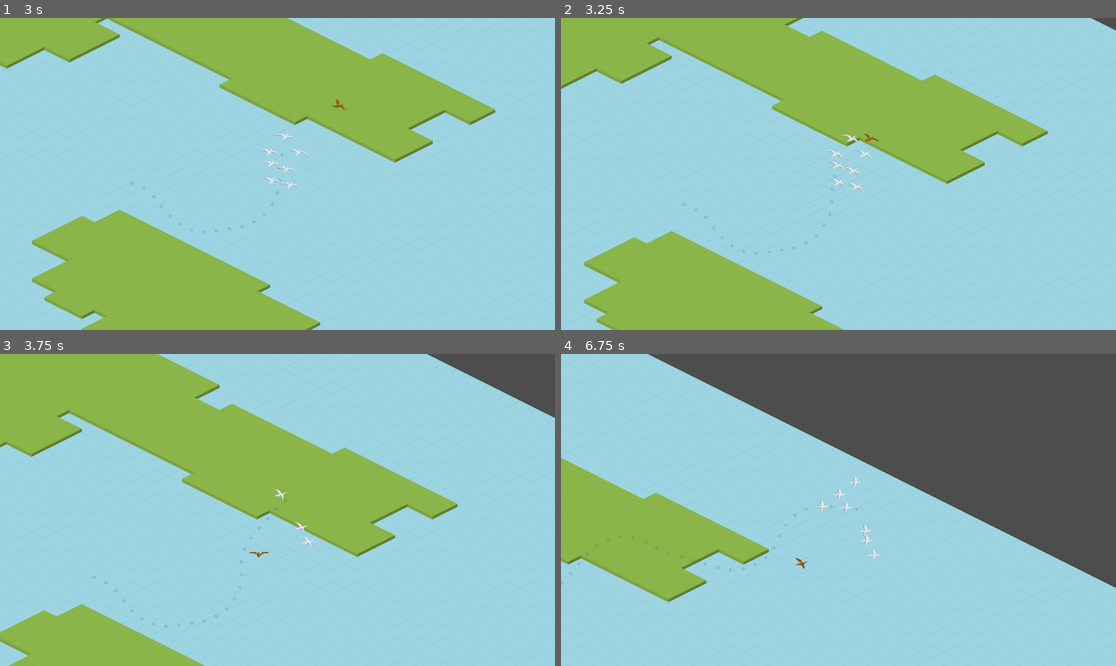
Above: before the commit, frames 1-4 (two rows, left to right).
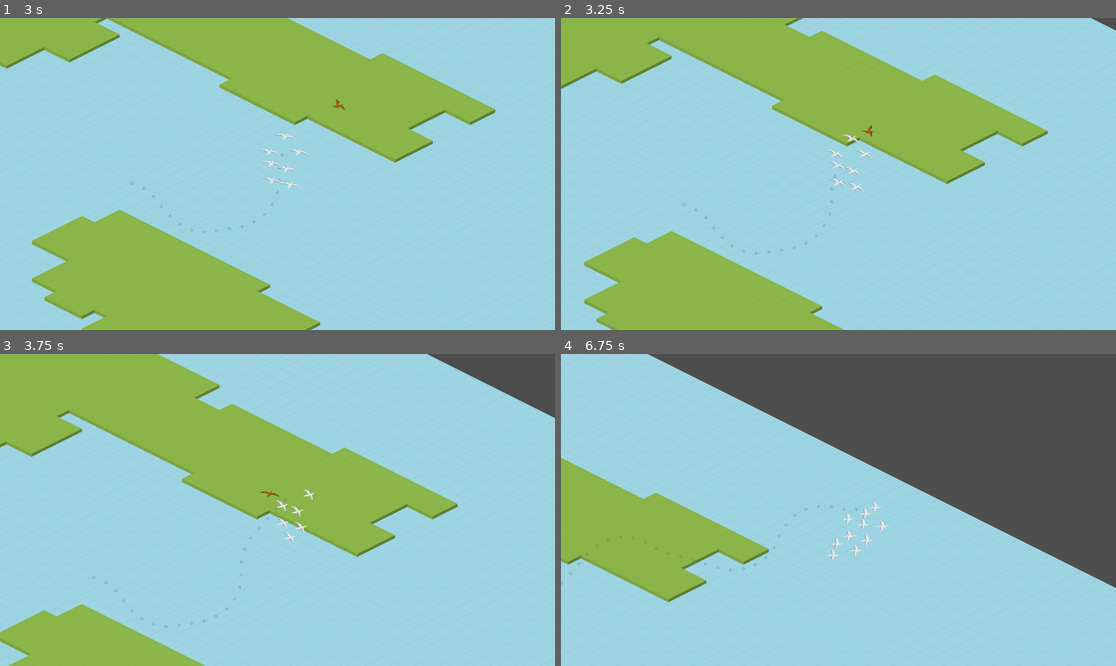
Above: after the commit, the same moments.

Repository: namatoj/nordicgamejam2024_seagull
Game: Godot game, scene res://scenes/title_screen.tscn
Same seed, same stepped clock (60 frames per second), same inputs: the game is played once before the commit and once after it.
Inputs (mouse positions are in pixels of both pictures, inside the frame that each line leads up to):
- Up to frame 1 (3 s): click "Start" at 0.5 s; move the mouse to (399, 158) at 1.27 s; tap Space (Action) at 1.35, 2.1, 2.85 s; move the mouse to (166, 189) at 2.02 s; move the mouse to (333, 105) at 2.77 s
- Up to frame 2 (3.25 s): no input
- Up to frame 3 (3.75 s): move the mouse to (249, 572) at 3.52 s; tap Space (Action) at 3.6 s
- Up to frame 4 (6.75 s): move the mouse to (1005, 556) at 4.27 s; tap Space (Action) every 0.75 s from 4.35 to 6.6 s; move the mouse to (672, 463) at 5.02 s; move the mouse to (866, 510) at 5.77 s; move the mouse to (755, 432) at 6.52 s

Frame 1 is identical in both runs. In frame 2, less than 0.1% of the frame differs, in the area x 54-58%, y 34-40%; in frame 3, 0.2%; in frame 4, 0.4%, in the area x 42-60%, y 39-69%.

Commit message:
raptor attack animation

Diff:
--- a/entities/raptor/raptor.gd
+++ b/entities/raptor/raptor.gd
@@ -3,39 +3,98 @@
 
 @onready var animation_manager : AnimationManager = $AnimationManager
 @onready var flight_manager : FlightManager = $FlightManager
+@onready var raycast : RayCast2D = $RayCast2D
 
-
-@export var rotation_speed = 2
-@export var speed = 400
-@export var escapeRadius = 500
-@export var attackRadius = 300
+@export var escapeRadius = 1000
+@export var attackRadius = 400
 
 var rotation_radians : float = 0
 
 var target : Node2D
 
+enum State {Roaming, Chasing, Attacking}
+
+var state : State = State.Roaming
+
+var can_attack = true
+
 func _ready():
-	flight_manager.target_enabled = true
 	_on_roam_position_reached()
 
 func _process(_delta):
 	if target:
-		if !is_instance_valid(target) or target.global_position.distance_to(global_position) > escapeRadius:
+		if !is_instance_valid(target):
 			target = null
-	if target:
-		flight_manager.target_pos = target.global_position
+			set_state(State.Roaming)
+	if state == State.Chasing:
+		if target.global_position.distance_to(global_position) > escapeRadius:
+			set_state(State.Roaming)
+		if target.global_position.distance_to(global_position) < attackRadius and can_attack:
+			set_state(State.Attacking)
+		else:
+			flight_manager.target_pos = target.global_position
+	if state == State.Attacking:
+		var attack_target = estimate_target_position()
+		raycast.target_position = attack_target - global_position
+		flight_manager.target_pos = attack_target
+
+
 
 	animation_manager.look_towards(rotation_radians)
 
 func _on_body_enters_detection_radius(body: Node2D) -> void:
 	target = body
-	flight_manager.target_enabled = true
+	set_state(State.Chasing)
 
 
 func _on_hurt_box_body_entered(body:Node2D):
 	body.queue_free()
 
 func _on_roam_position_reached():
-	var roam_range = 500
-	var new_roam_target = Vector2(roam_range, 0).rotated(randf_range(-PI/4, PI/4))
-	flight_manager.target_pos = global_position + new_roam_target
+	if state == State.Roaming:
+		var roam_range = 500
+		var new_roam_target = Vector2(roam_range, 0).rotated(randf_range(-PI/4, PI/4))
+		flight_manager.target_pos = global_position + new_roam_target
+
+func set_state(new_state : State):
+	state = new_state
+	if state == State.Roaming:
+		_on_roam_position_reached()
+	if state == State.Chasing:
+		flight_manager.target_pos = target.global_position
+	if state == State.Attacking:
+		start_attack()
+
+func start_attack():
+	can_attack = false
+	var attack_target = estimate_target_position()
+	raycast.target_position = attack_target - global_position
+	flight_manager.target_pos = attack_target
+	var tween = get_tree().create_tween()
+	# Slow down, then speed up quickly, fly for a bit, then slow down again
+	tween.tween_property(flight_manager, "rotation_speed", 4, 0.01)
+	tween.tween_property(flight_manager, "speed", 50, 0.5)
+	tween.tween_interval(1)
+	tween.tween_property(flight_manager, "rotation_speed", 0.5, 0.01)
+	tween.tween_property(flight_manager, "speed", 1400, 0.1)
+	tween.tween_interval(0.5)
+	tween.tween_property(flight_manager, "speed", 100, 1)
+	tween.tween_property(flight_manager, "rotation_speed", 2, 0.01)
+	tween.tween_interval(0.5)
+	tween.tween_property(flight_manager, "speed", 400, 0.1)
+	tween.tween_interval(0.5)
+	tween.tween_callback(_on_attack_complete)
+
+func estimate_target_position() -> Vector2:
+	var target_velocity = target.get_speed()
+	var target_position = target.global_position
+	var distance = target_position.distance_to(global_position)
+	var time_to_reach = distance / 400
+	return target_position + target_velocity * (time_to_reach + 0.5)
+
+func _on_attack_complete():
+	can_attack = true
+	if target:
+		set_state(State.Chasing)
+	else:
+		set_state(State.Roaming)
--- a/entities/raptor/raptor.tscn
+++ b/entities/raptor/raptor.tscn
@@ -5,7 +5,7 @@
 [ext_resource type="PackedScene" uid="uid://bk2ta1wj1xsh7" path="res://scenes/flight_manager.tscn" id="3_8xtnw"]
 
 [sub_resource type="CircleShape2D" id="CircleShape2D_snjd4"]
-radius = 400.0
+radius = 700.0
 
 [sub_resource type="CircleShape2D" id="CircleShape2D_ghyjh"]
 radius = 50.0
@@ -28,5 +28,7 @@
 
 [node name="FlightManager" parent="." instance=ExtResource("3_8xtnw")]
 
+[node name="RayCast2D" type="RayCast2D" parent="."]
+
 [connection signal="body_entered" from="DetectionRadius" to="." method="_on_body_enters_detection_radius"]
 [connection signal="body_entered" from="HurtBox" to="." method="_on_hurt_box_body_entered"]
--- a/entities/seagull/player_flock.gd
+++ b/entities/seagull/player_flock.gd
@@ -7,8 +7,6 @@
 @onready var flock_center: Marker2D = $FlockCenter
 @onready var flight_manager: FlightManager = $FlightManager
 
-@export var speed = 400
-@export var rotation_speed = 2
 @export var distance_between_markers = 60
 @export var min_separation = 50 # Minimum distance between seagulls
 
@@ -22,7 +20,6 @@
 	last_trail_marker_pos = position
 	update_flock_center()
 	flight_manager.target_pos = target
-	flight_manager.target_enabled = true
 
 
 func _process(delta):
@@ -77,6 +74,10 @@
 		center += seagull.position
 	flock_center.position = center / max(count, 1)  # Avoid division by zero
 
+func get_speed():
+	var speed = Vector2(flight_manager.speed, 0).rotated(rotation_radians)
+	return speed
+
 # func _physics_process(delta):
 # 	for seagull in seagulls.get_children():
 # 		var direction_to_center = (flock_center.position - seagull.position).normalized()
--- a/entities/seagull/seagull.gd
+++ b/entities/seagull/seagull.gd
@@ -7,3 +7,6 @@
 
 func look_towards(radians):
 	animation_manager.look_towards(radians)
+
+func get_speed():
+	return get_parent().get_parent().get_speed()
--- a/scripts/FlightManager.gd
+++ b/scripts/FlightManager.gd
@@ -10,18 +10,16 @@
 
 var target_sensitivity = 20
 
-var target_pos : Vector2 = Vector2.ZERO
-var target_enabled = false
+var target_pos : Vector2 = Vector2.ZERO # Global
 
 func _process(delta):
-	if target_enabled:
-		var angle_to_mouse = parent.position.direction_to(target_pos).angle()
-		parent.rotation_radians = map_radians_to_circle(rotate_toward(parent.rotation_radians, angle_to_mouse, delta * rotation_speed))
+	var angle_to_target = parent.global_position.direction_to(target_pos).angle()
+	parent.rotation_radians = map_radians_to_circle(rotate_toward(parent.rotation_radians, angle_to_target, delta * rotation_speed))
 
-		var velocity = Vector2.from_angle(parent.rotation_radians) * speed
-		parent.position += velocity * delta
-		if parent.position.distance_to(target_pos) < target_sensitivity:
-			emit_signal("position_reached")
+	var velocity = Vector2.from_angle(parent.rotation_radians) * speed
+	parent.position += velocity * delta
+	if parent.global_position.distance_to(target_pos) < target_sensitivity:
+		emit_signal("position_reached")
 
 
 
--- a/scripts/level_1.gd
+++ b/scripts/level_1.gd
@@ -28,7 +28,6 @@
 				trail_markers[i].position, trail_markers[i+1].position,
 				trail_markers[j].position, trail_markers[j+1].position
 			):
-				print(i," ", j)
 				return true
 	return false
 
Not shown, added: art/tiles/basic/tile_tree_pink_0.png.import
